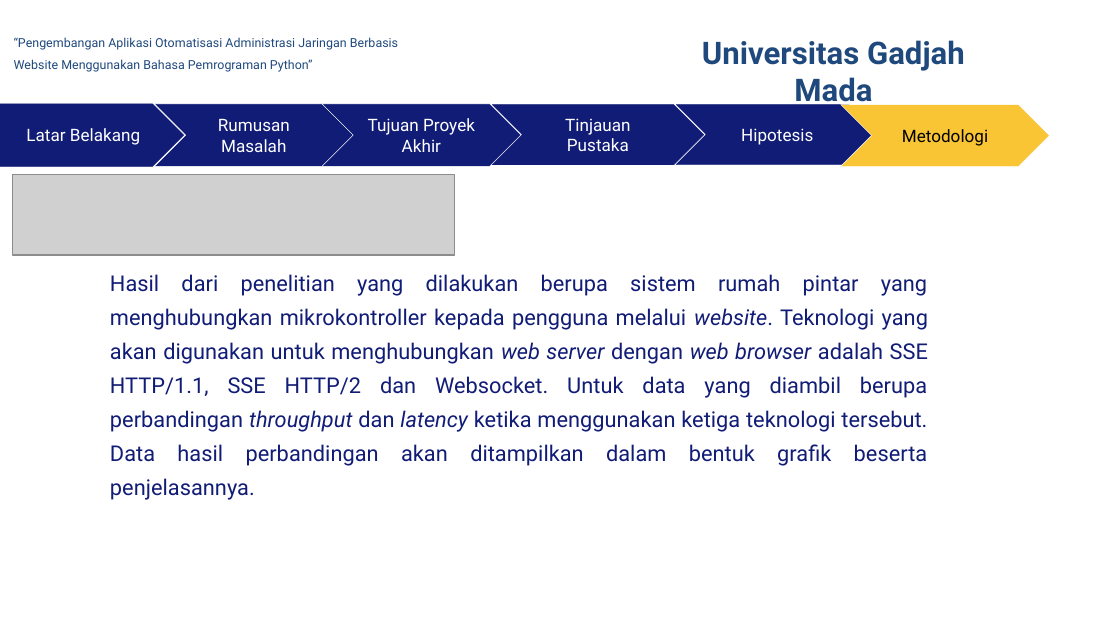
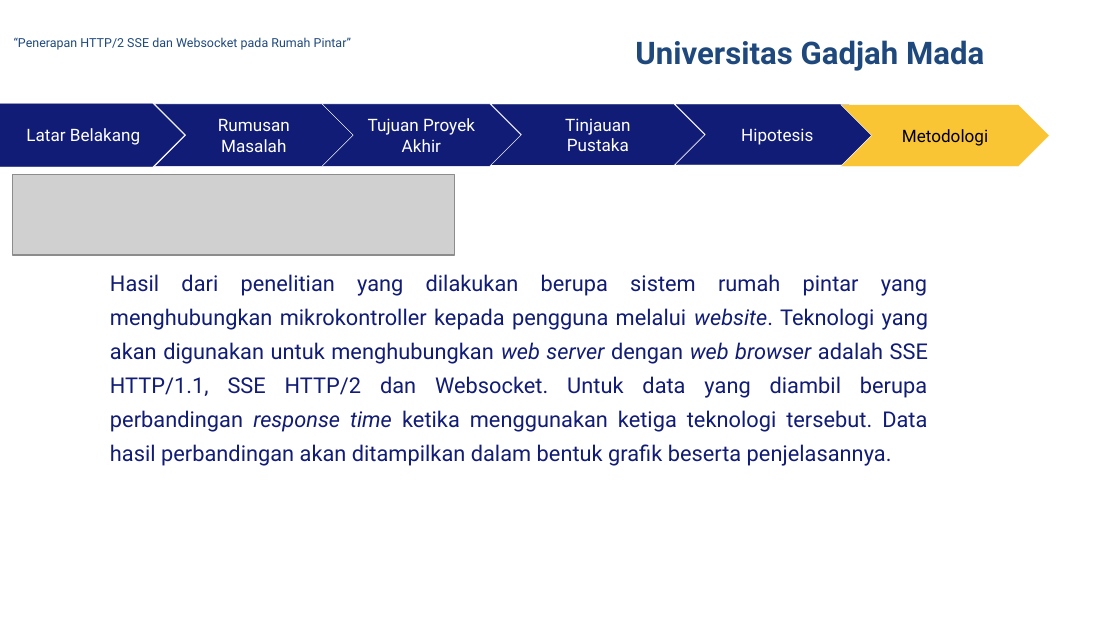
Before and after one commit to rusminto/ws_sse, a slide deck: slide 25 of berkas/ppt muham.pptx (slide 16 before the commit). Drawn at 1120x630 pixels with LibreOffice and Linux fonts; fonts in the diff are those of the drawing; grey boxes stand for pictures; background and template pictures are left out. Boxes give left, top, right and bottom in pixels: in the first picture for what was removed or moved away, otherwise in the second. Text is boxed around its words. In the diff, an @@ line names an element or a change of style, - is before the commit and + after.

Commit message:
adjust data

```diff
--- a/berkas/ppt muham.pptx
+++ b/berkas/ppt muham.pptx
@@ text "Universitas Gadjah Mada" rewrapped from box(702, 40, 965, 109) to box(635, 40, 984, 71) @@
@@ text at box(14, 37, 351, 50): text changed @@
-“Pengembangan Aplikasi Otomatisasi Administrasi Jaringan Berbasis Website Menggunakan Bahasa Pemrograman Python”
+“Penerapan HTTP/2 SSE dan Websocket pada Rumah Pintar”
@@ text at box(110, 274, 928, 466): text changed @@
-Hasil dari penelitian yang dilakukan berupa sistem rumah pintar yang menghubungkan mikrokontroller kepada pengguna melalui website. Teknologi yang akan digunakan untuk menghubungkan web server dengan web browser adalah SSE HTTP/1.1, SSE HTTP/2 dan Websocket. Untuk data yang diambil berupa perbandingan throughput dan latency ketika menggunakan ketiga teknologi tersebut. Data hasil perbandingan akan ditampilkan dalam bentuk grafik beserta penjelasannya.
+Hasil dari penelitian yang dilakukan berupa sistem rumah pintar yang menghubungkan mikrokontroller kepada pengguna melalui website. Teknologi yang akan digunakan untuk menghubungkan web server dengan web browser adalah SSE HTTP/1.1, SSE HTTP/2 dan Websocket. Untuk data yang diambil berupa perbandingan response time ketika menggunakan ketiga teknologi tersebut. Data hasil perbandingan akan ditampilkan dalam bentuk grafik beserta penjelasannya.
```
Also in this commit, not shown: 15 other slides changed, 9 slides added, 12 other files.
